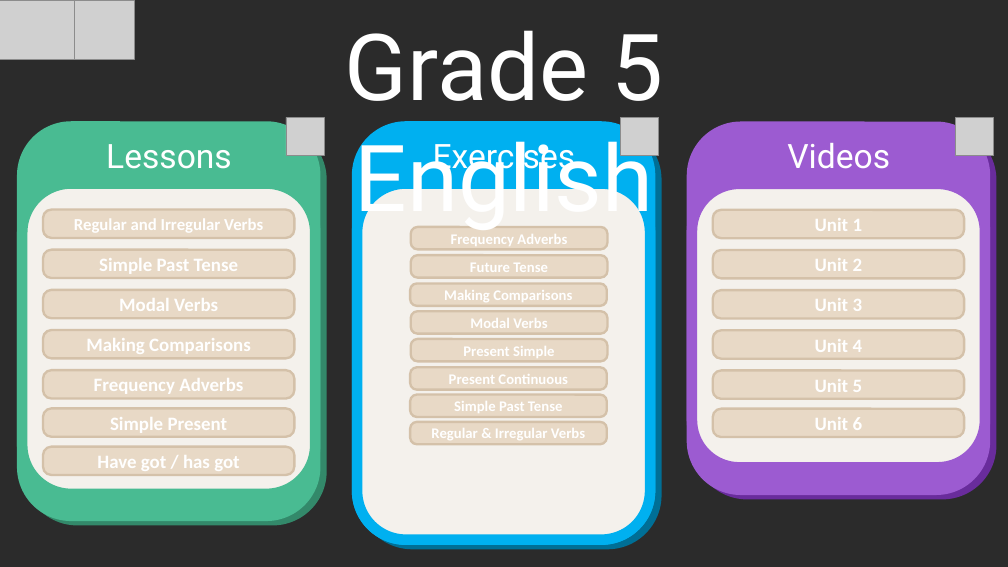
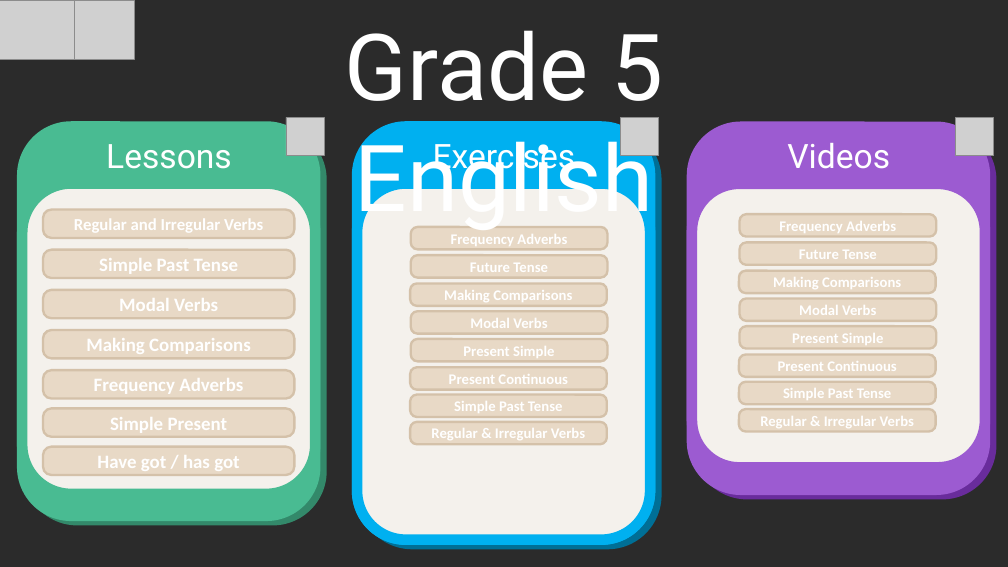
Before and after one commit to ntrk08/english-stefano, a slide deck: slide 3 of main.pptx. Drawn at 1008x567 pixels with LibreOffice and Linux fonts; fonts in the diff are those of the drawing; grey boxes stand for pictures; background and template pictures are left out; a plain dark background stands for a picture behind light text. Boxes give left, top, right and bottom in pixels: in the first picture for what was removed or moved away, otherwise in the second. Text is boxed around its words. In the diff, an @@ line names an element or a change of style, - is before the commit and + after.

```diff
--- a/main.pptx
+++ b/main.pptx
@@ rounded rectangle removed at (x1=713, y1=210, x2=965, y2=239) @@
-Unit 1
@@ rounded rectangle added at (x1=740, y1=214, x2=936, y2=237), fill #E8D9C6, outline #D4C1A9 2.25 pt, 14 pt, text #FFFFFF, bold @@
+Frequency Adverbs
@@ rounded rectangle removed at (x1=713, y1=250, x2=965, y2=279) @@
-Unit 2
@@ rounded rectangle added at (x1=740, y1=243, x2=936, y2=265), fill #E8D9C6, outline #D4C1A9 2.25 pt, 14 pt, text #FFFFFF, bold @@
+Future Tense
@@ rounded rectangle removed at (x1=713, y1=290, x2=965, y2=319) @@
-Unit 3
@@ rounded rectangle added at (x1=739, y1=271, x2=935, y2=293), fill #E8D9C6, outline #D4C1A9 2.25 pt, 14 pt, text #FFFFFF, bold @@
+Making Comparisons
@@ rounded rectangle added at (x1=740, y1=299, x2=936, y2=321), fill #E8D9C6, outline #D4C1A9 2.25 pt, 14 pt, text #FFFFFF, bold @@
+Modal Verbs
@@ rounded rectangle added at (x1=740, y1=326, x2=936, y2=349), fill #E8D9C6, outline #D4C1A9 2.25 pt, 14 pt, text #FFFFFF, bold @@
+Present Simple
@@ rounded rectangle removed at (x1=713, y1=330, x2=965, y2=359) @@
-Unit 4
@@ rounded rectangle added at (x1=739, y1=355, x2=935, y2=377), fill #E8D9C6, outline #D4C1A9 2.25 pt, 14 pt, text #FFFFFF, bold @@
+Present Continuous
@@ rounded rectangle removed at (x1=713, y1=371, x2=965, y2=399) @@
-Unit 5
@@ rounded rectangle added at (x1=739, y1=382, x2=935, y2=405), fill #E8D9C6, outline #D4C1A9 2.25 pt, 14 pt, text #FFFFFF, bold @@
+Simple Past Tense
@@ rounded rectangle removed at (x1=713, y1=409, x2=965, y2=438) @@
-Unit 6
@@ rounded rectangle added at (x1=739, y1=409, x2=935, y2=432), fill #E8D9C6, outline #D4C1A9 2.25 pt, 14 pt, text #FFFFFF, bold @@
+Regular & Irregular Verbs
```
Also in this commit, not shown: 10 other files.
